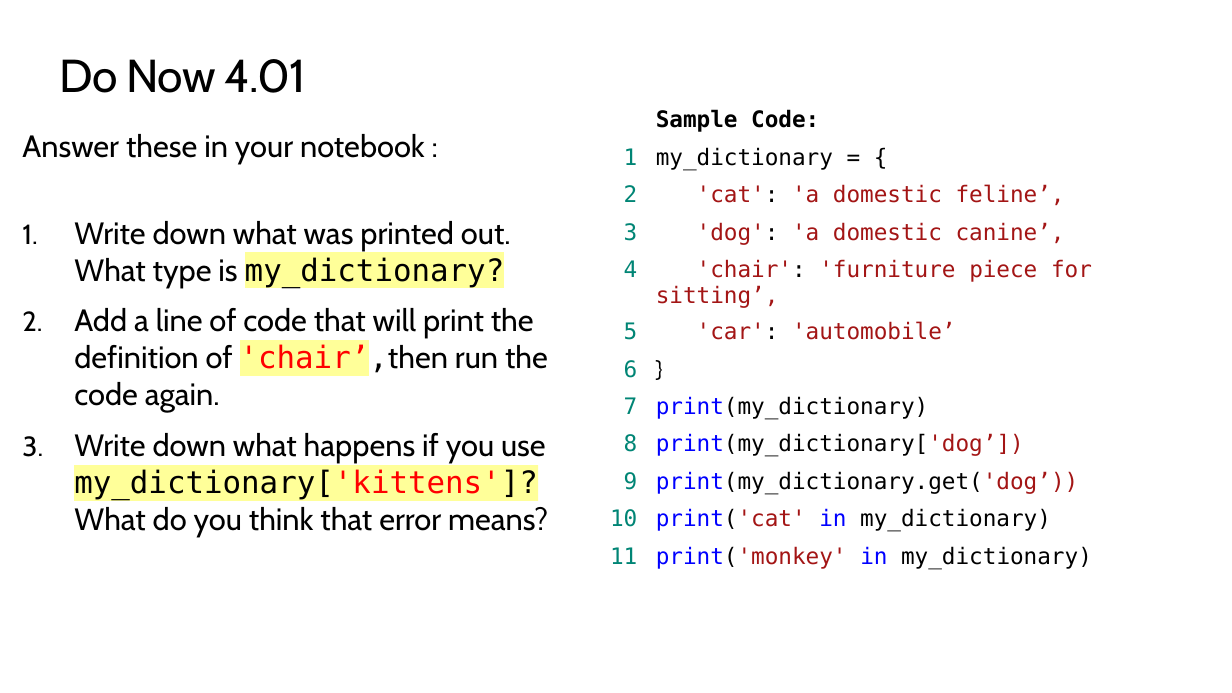
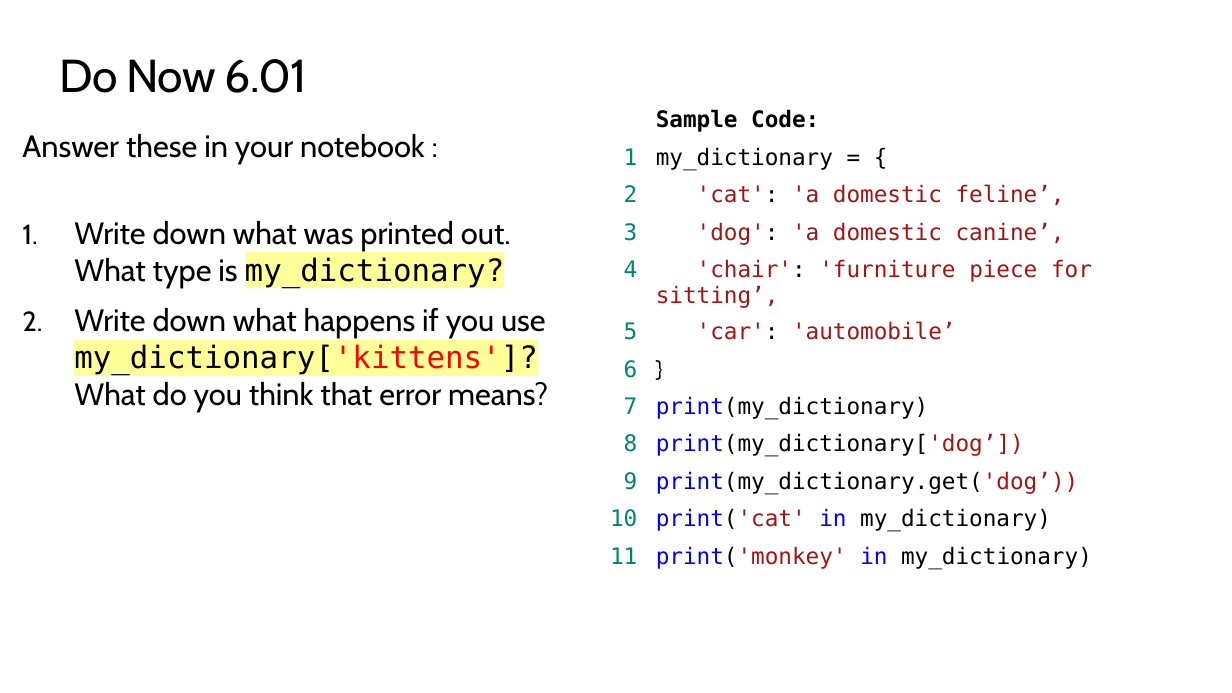
Before and after one commit to TEALSK12/2nd-semester-introduction-to-computer-science, a slide deck: slide 4 of docs/units/6_unit/slidedecks/Intro Python 6.01 TEALS.pptx. Drawn at 1232x693 pixels with LibreOffice and Linux fonts; fonts in the diff are those of the drawing; background and template pictures are left out. Boxes give left, top, right and bottom in pixels: in the first picture for what was removed or moved away, otherwise in the second. Text is boxed around its words. In the diff, an @@ line names an element or a change of style, - is before the commit and + after.

```diff
--- a/docs/units/6_unit/slidedecks/Intro Python 6.01 TEALS.pptx
+++ b/docs/units/6_unit/slidedecks/Intro Python 6.01 TEALS.pptx
@@ title at (x1=59, y1=59, x2=307, y2=93): text changed @@
-Do Now 4.01
+Do Now 6.01
@@ text at (x1=74, y1=308, x2=548, y2=412): paragraph removed @@
-2. Add a line of code that will print the definition of 'chair’,then run the code again.
```
Also in this commit, not shown: 2 other slides changed, 3 other files.
